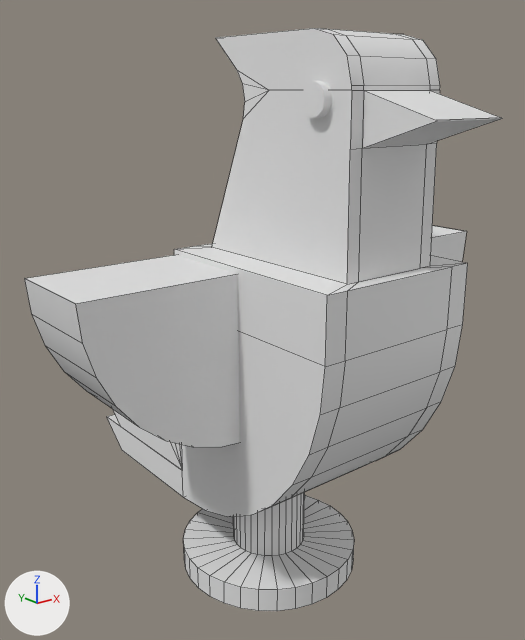
The Blender file static/games/generic/bird.blend: old version first, new version second.
The view is the same before and after, from a 50 mm camera at (-3.53, -4.33, 3.94) aimed at (-0.06, 0.02, 2.2). The lights are fixed; the arrows at lower left show +X, +Y and +Z. Mesh edges are drawn as thin lines on the coarser meshes. Materials are left out; every surface is plain grey.
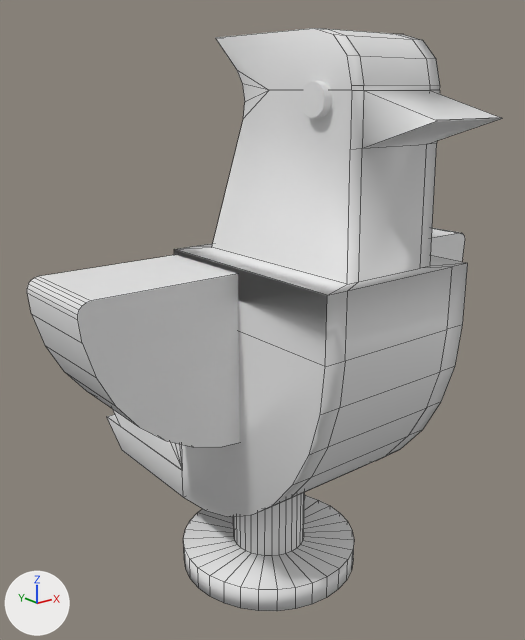
Where the newer file only moved an object's origin or applied its transform, the numbers keep the older frame.

Where the change shows, as pixel boxes (x1, y1, x2, y2) in the pictures (525 x 640 px):
'Cylinder.001', shading changed, modifiers changed
    both: (107, 28, 502, 517)
'Cylinder.002', reshaped, rescaled
    before: (24, 226, 467, 447)
    after: (27, 228, 465, 447)
'Cylinder', modifiers changed
    both: (183, 492, 354, 611)

Patch to the scene script:
```diff
--- a/static/games/generic/bird.blend.py
+++ b/static/games/generic/bird.blend.py
@@ me_cylinder_001 @@
 me_cylinder_001.from_pydata(...)  # 156 vertices, 142 faces; spans x -1.16..1.0, y -1.25..0.81, z -1.0..1.0
 # used by ob_cylinder_001; location = (0.0, 0.32, 2.363); rotation_euler = (0.0, 1.571, 0.0), in degrees (0, 90, 0); scale = (1.67, 1.67, 0.67)
+# me_cylinder_001 part 1: edges marked sharp go from 0 to 18
@@ me_cylinder_003 @@
 # used by ob_cylinder_002; location = (0.0, 0.0, 0.01); rotation_euler = (1.571, 0.0, 0.0), in degrees (90, 0, 0); scale = (1.0, 1.0, 0.5)
-me_cylinder_003.from_pydata(...)  # 22 vertices, 13 faces; spans x 0.58..1.85, y 1.5..2.76, z -0.58..0.96
+me_cylinder_003.from_pydata(...)  # 30 vertices, 17 faces; spans x 0.58..1.84, y 1.5..2.76, z -0.29..0.48
+# me_cylinder_003 part 2: the whole mesh is rebuilt
@@ ob_cylinder @@
 _m = ob_cylinder.modifiers.new('EdgeSplit', 'EDGE_SPLIT')
+_m.use_edge_angle = False
@@ ob_cylinder_001 @@
 _m = ob_cylinder_001.modifiers.new('EdgeSplit', 'EDGE_SPLIT')
 _m.split_angle = 0.873
+_m.use_edge_angle = False
@@ ob_cylinder_002 @@
 ob_cylinder_002.rotation_euler = (1.571, 0.0, 0.0)  # degrees (90, 0, 0)
-ob_cylinder_002.scale = (1.0, 1.0, 0.5)
 _m = ob_cylinder_002.modifiers.new('Mirror', 'MIRROR')
```
